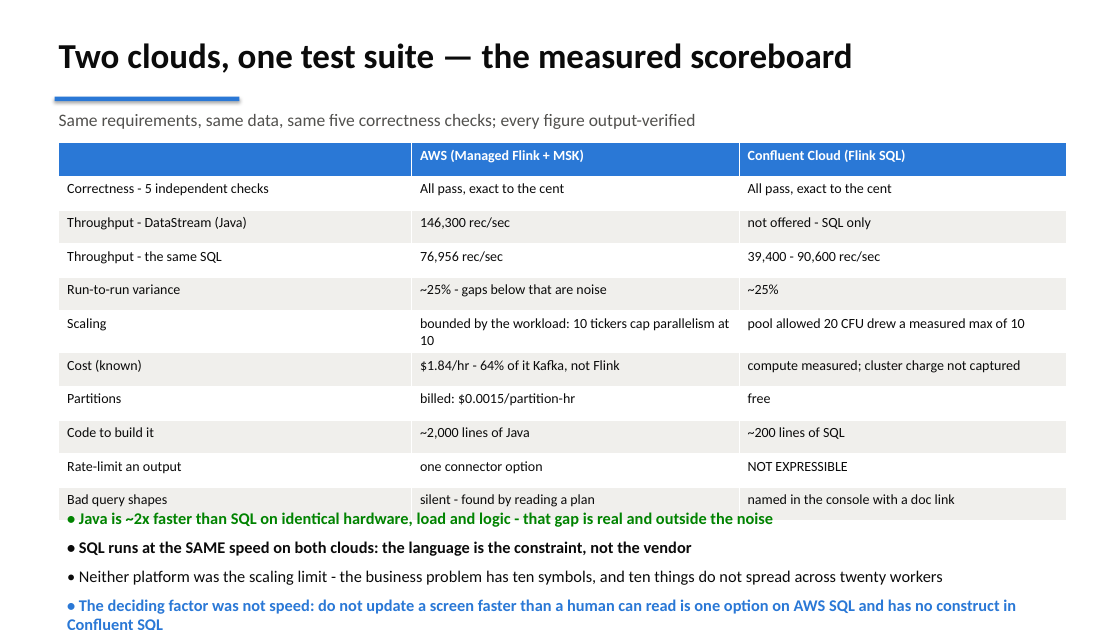
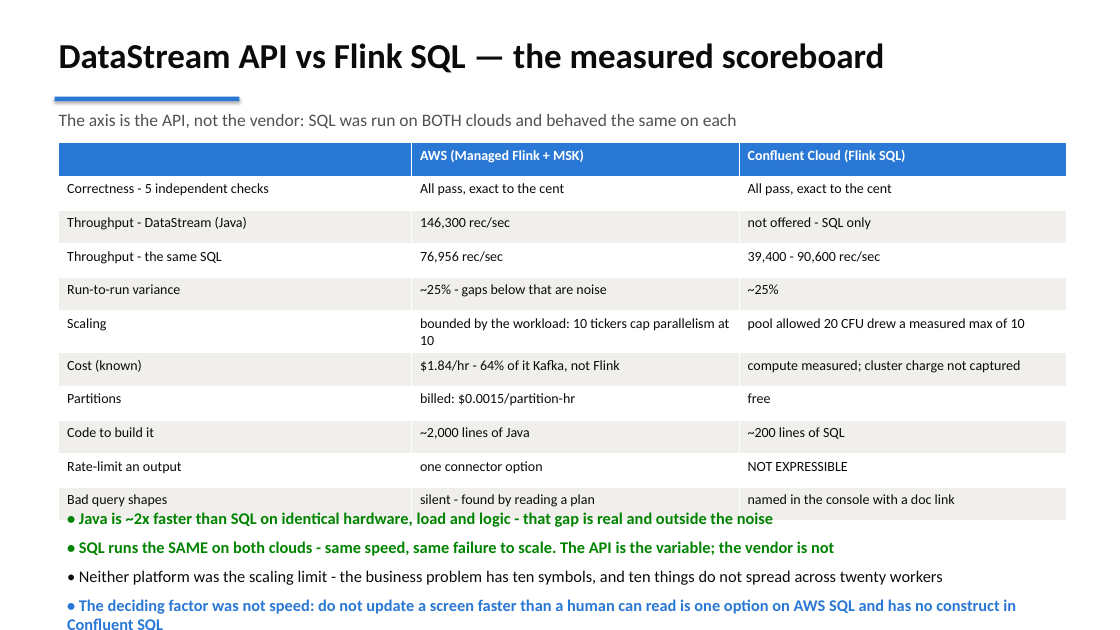
Before and after one commit to jimzucker/flink-fable5, a slide deck: slide 9 of docs/flink-demo-exec-briefing.pptx. Drawn at 1120x630 pixels with LibreOffice and Linux fonts; fonts in the diff are those of the drawing. Boxes give left, top, right and bottom in pixels: in the first picture for what was removed or moved away, otherwise in the second. Text is boxed around its words. In the diff, an @@ line names an element or a change of style, - is before the commit and + after.

```diff
--- a/docs/flink-demo-exec-briefing.pptx
+++ b/docs/flink-demo-exec-briefing.pptx
@@ text at bbox=[59, 43, 884, 73]: text changed @@
-Two clouds, one test suite — the measured scoreboard
+DataStream API vs Flink SQL — the measured scoreboard
@@ text at bbox=[59, 114, 737, 129]: text changed @@
-Same requirements, same data, same five correctness checks; every figure output-verified
+The axis is the API, not the vendor: SQL was run on BOTH clouds and behaved the same on each
@@ text at bbox=[79, 541, 834, 556]: text changed; text colour #0B0B0B to #008300 @@
-• SQL runs at the SAME speed on both clouds: the language is the constraint, not the vendor
+• SQL runs the SAME on both clouds - same speed, same failure to scale. The API is the variable; the vendor is not
```
Also in this commit, not shown: 1 other slide changed, 4 other files.
